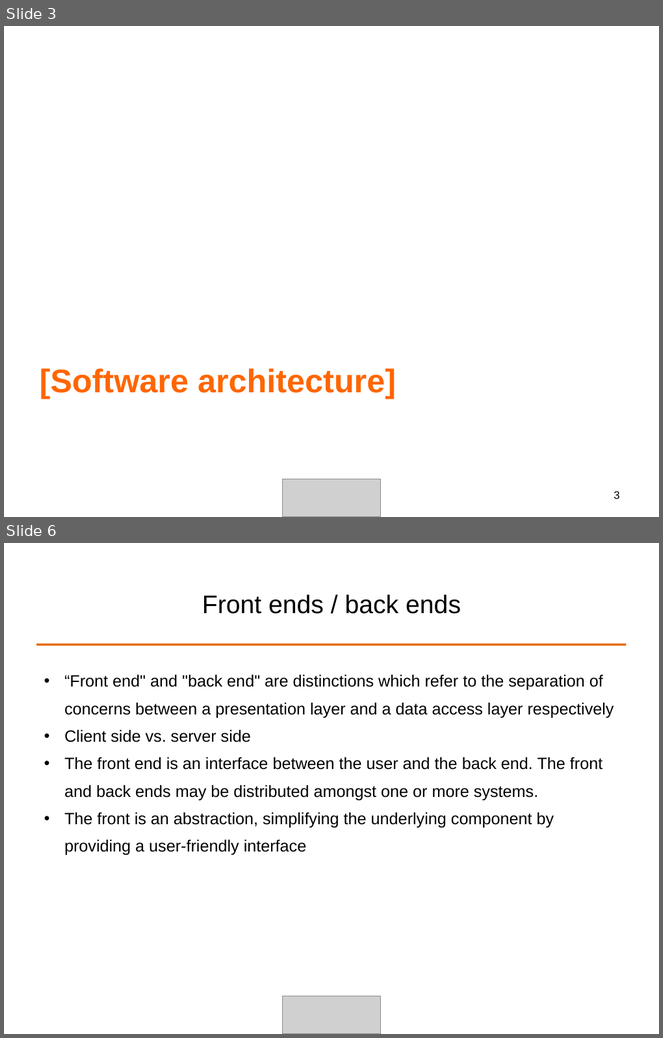
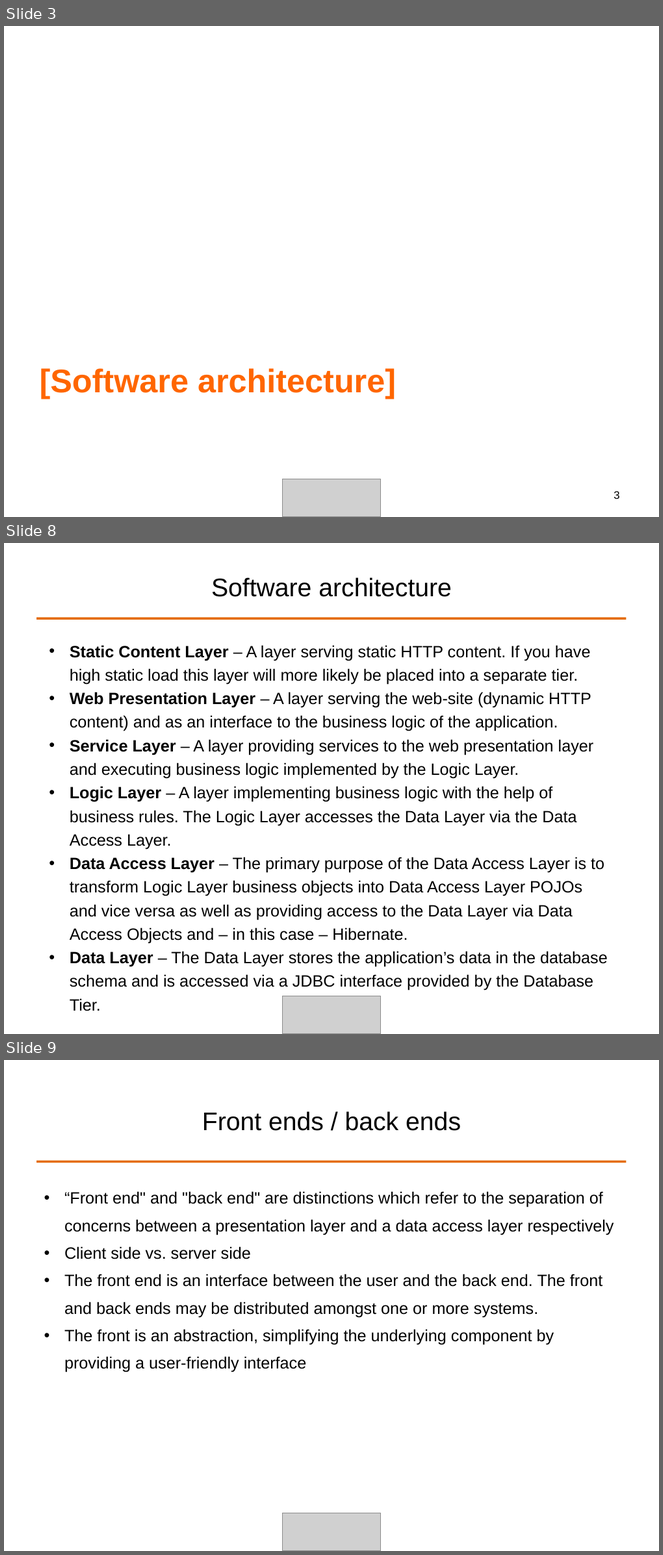
Before and after one commit to ALPHACamp/Camp-3-iOS-Dev, a slide deck: Class presentation/Week1 - Shyne/10-08-2014.ppt. Shown one above the other, each under a label of ours: slides 3 and 6 before the commit, slides 3, 8 and 9 after it; the slides between them are not shown. The pictures are 663x1038 and 663x1555 pixels, drawn with LibreOffice and Linux fonts; fonts in the diff are those of the drawing; grey boxes stand for pictures. Boxes give left, top, right and bottom in pixels: in the first picture for what was removed or moved away, otherwise in the second. Text is boxed around its words. In the diff, an @@ line names an element or a change of style, - is before the commit and + after.

```diff
--- a/Class presentation/Week1 - Shyne/10-08-2014.ppt
+++ b/Class presentation/Week1 - Shyne/10-08-2014.ppt
@@ slide 8 added at (4, 543, 659, 1034), background #FFFFFF @@
@@ title added at (211, 577, 452, 597), 28 pt, text #000000 @@
+Software architecture
@@ line added from (36, 618) to (627, 618), #E46C0A 2.49 pt @@
@@ text added at (70, 645, 608, 1012), 18 pt, text #000000 @@
+• Static Content Layer – A layer serving static HTTP content. If you have high static load this layer will more likely be placed into a separate tier.
+• Web Presentation Layer – A layer serving the web-site (dynamic HTTP content) and as an interface to the business logic of the application.
+• Service Layer – A layer providing services to the web presentation layer and executing business logic implemented by the Logic Layer.
+• Logic Layer – A layer implementing business logic with the help of business rules. The Logic Layer accesses the Data Layer via the Data Access Layer.
+• Data Access Layer – The primary purpose of the Data Access Layer is to transform Logic Layer business objects into Data Access Layer POJOs and vice versa as well as providing access to the Data Layer via Data Access Objects and – in this case – Hibernate.
+• Data Layer – The Data Layer stores the application’s data in the database schema and is accessed via a JDBC interface provided by the Database Tier.
@@ picture added at (282, 997, 381, 1034) @@
@@ what was slide 6 is now slide 9 @@
```
Also in this commit, not shown: 3 slides changed, 2 other slides added, 1 slide removed.
